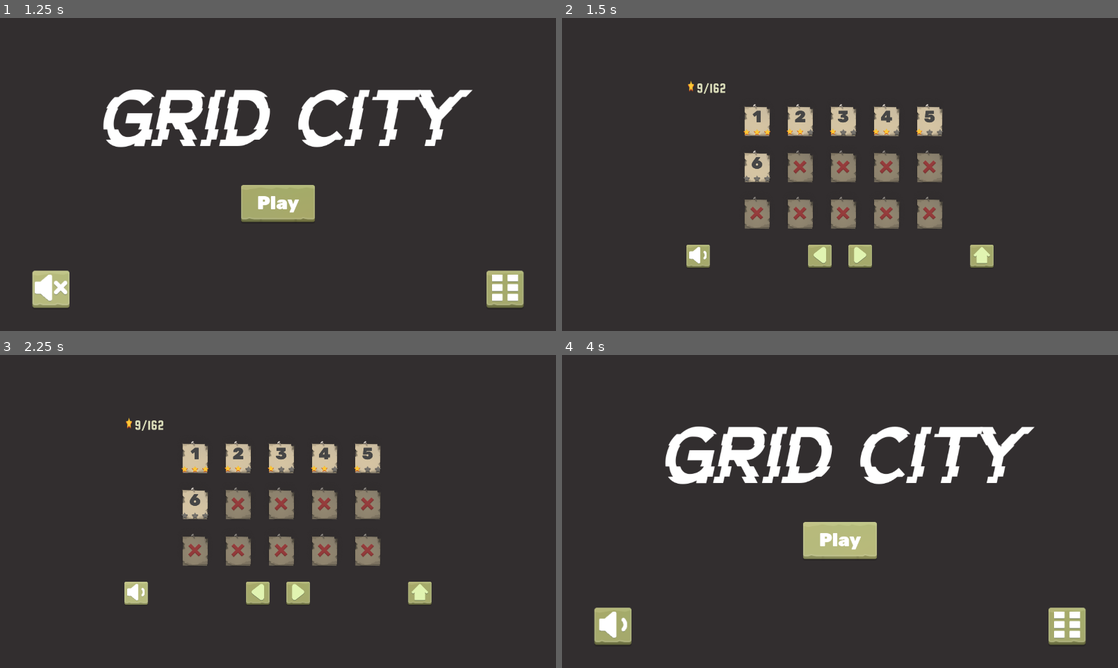
Above: before the commit, frames 1-4 (two rows, left to right).
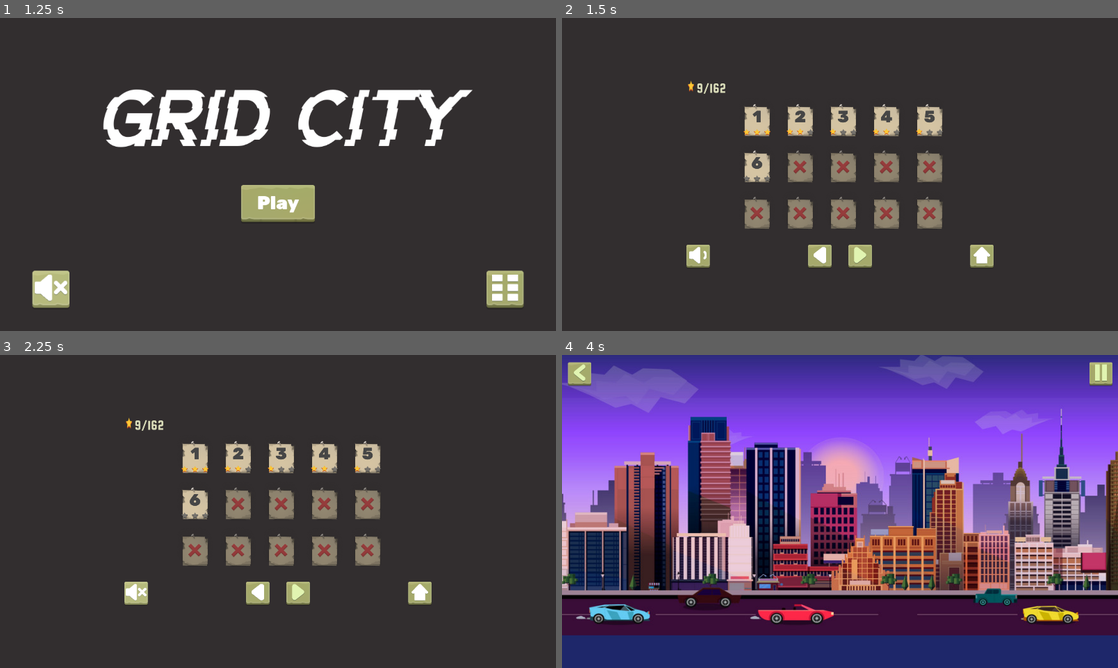
Above: after the commit, the same moments.

Repository: Escape-Game-Jam-2024/Grid-City
Game: Godot game, scene res://scenes/Home.tscn
Two runs of this game, one before a commit and one after it. Both use one fixed random seed, a clock stepped at 60 frames per second and the inputs below.
Inputs (mouse positions are in pixels of both pictures, inside the frame that each line leads up to):
- Up to frame 1 (1.25 s): click (50, 290) at 0.5 s
- Up to frame 2 (1.5 s): click (1067, 290) at 1.25 s
- Up to frame 3 (2.25 s): click (133, 592) at 2 s
- Up to frame 4 (4 s): click (984, 592) at 2.75 s; click "Play" at 3.5 s

Frame 1 is identical in both runs. In frame 2, 0.2% of the frame differs, in the area x 45-77%, y 73-79%; in frame 3, 0.3%; in frame 4, 97%, in the area x 0-100%, y 0-100%.

Commit message:
Pause screen

Diff:
--- a/scenes/LevelMenu/LevelSelector.tscn
+++ b/scenes/LevelMenu/LevelSelector.tscn
@@ -1,11 +1,11 @@
 [gd_scene load_steps=8 format=3 uid="uid://fct3w40be0vo"]
 
 [ext_resource type="Script" path="res://scripts/LevelMenu/levelSelector.gd" id="1_qng0c"]
-[ext_resource type="Script" path="res://scripts/home_scene.gd" id="2_k0kh7"]
-[ext_resource type="Texture2D" uid="uid://5tblekd1u020" path="res://assets/gui/Level/Star/Active.png" id="3_2ftkj"]
-[ext_resource type="FontFile" uid="uid://pf7m2v35pv56" path="res://assets/fonts/squada-one/SquadaOne-Regular.ttf" id="4_8f4na"]
+[ext_resource type="Script" path="res://scripts/LevelMenu/level_selector_nav.gd" id="2_mpynw"]
+[ext_resource type="Texture2D" uid="uid://dijy4nbq70v4k" path="res://assets/gui/Level/Star/Active.png" id="3_2ftkj"]
+[ext_resource type="FontFile" uid="uid://bf1eei2ubjuua" path="res://assets/fonts/squada-one/SquadaOne-Regular.ttf" id="4_8f4na"]
 [ext_resource type="PackedScene" uid="uid://ti5oj1f382d2" path="res://scenes/LevelMenu/levelGrid.tscn" id="5_vxtc4"]
-[ext_resource type="PackedScene" path="res://scenes/square_button.tscn" id="6_1hbhd"]
+[ext_resource type="PackedScene" uid="uid://bheakgcv4xagd" path="res://scenes/square_button.tscn" id="6_1hbhd"]
 
 [sub_resource type="LabelSettings" id="LabelSettings_i0e4i"]
 font = ExtResource("4_8f4na")
@@ -38,7 +38,7 @@
 grow_vertical = 2
 theme_override_constants/separation = 50
 alignment = 1
-script = ExtResource("2_k0kh7")
+script = ExtResource("2_mpynw")
 
 [node name="Top" type="VBoxContainer" parent="VBoxContainer"]
 layout_direction = 2
@@ -107,7 +107,7 @@
 
 [node name="VolumeButton" parent="VBoxContainer/Bottom" instance=ExtResource("6_1hbhd")]
 layout_mode = 2
-texture_file = "res://assets/GUI/Button/Icon/SoundOn.png"
+texture_file = "res://assets/gui/Button/Icon/SoundOn.png"
 
 [node name="NavButtons" type="HBoxContainer" parent="VBoxContainer/Bottom"]
 layout_mode = 2
@@ -123,7 +123,7 @@
 
 [node name="HomeButton" parent="VBoxContainer/Bottom" instance=ExtResource("6_1hbhd")]
 layout_mode = 2
-texture_file = "res://assets/GUI/Button/Icon/Home.png"
+texture_file = "res://assets/gui/Button/Icon/Home.png"
 
 [connection signal="pressed" from="VBoxContainer/Bottom/NavButtons/PrevButton" to="." method="_on_PrevButton_pressed"]
 [connection signal="pressed" from="VBoxContainer/Bottom/NavButtons/NextButton" to="." method="_on_NextButton_pressed"]
--- a/scenes/in_game_ui.tscn
+++ b/scenes/in_game_ui.tscn
@@ -32,4 +32,3 @@
 
 [node name="PauseScene" parent="." instance=ExtResource("3_gqwsv")]
 process_mode = 2
-visible = false
--- a/scenes/pause_scene.tscn
+++ b/scenes/pause_scene.tscn
@@ -3,6 +3,21 @@
 [ext_resource type="FontFile" uid="uid://bbxk528upy8os" path="res://assets/fonts/rubik/Rubik-Black.ttf" id="1_57ag2"]
 [ext_resource type="Material" uid="uid://bvj114mfwpn1k" path="res://assets/material/blur.tres" id="1_g4u82"]
 [ext_resource type="PackedScene" uid="uid://bheakgcv4xagd" path="res://scenes/square_button.tscn" id="2_vkbkx"]
+
+[sub_resource type="Animation" id="Animation_a8r3r"]
+length = 0.001
+tracks/0/type = "value"
+tracks/0/imported = false
+tracks/0/enabled = true
+tracks/0/path = NodePath("Blur:color")
+tracks/0/interp = 1
+tracks/0/loop_wrap = true
+tracks/0/keys = {
+"times": PackedFloat32Array(0),
+"transitions": PackedFloat32Array(1),
+"update": 0,
+"values": [Color(1, 1, 1, 1)]
+}
 
 [sub_resource type="Animation" id="Animation_vyl2q"]
 resource_name = "start_pause"
@@ -18,21 +33,6 @@
 "transitions": PackedFloat32Array(1, 1),
 "update": 0,
 "values": [Color(1, 1, 1, 0), Color(1, 1, 1, 1)]
-}
-
-[sub_resource type="Animation" id="Animation_a8r3r"]
-length = 0.001
-tracks/0/type = "value"
-tracks/0/imported = false
-tracks/0/enabled = true
-tracks/0/path = NodePath("Blur:color")
-tracks/0/interp = 1
-tracks/0/loop_wrap = true
-tracks/0/keys = {
-"times": PackedFloat32Array(0),
-"transitions": PackedFloat32Array(1),
-"update": 0,
-"values": [Color(1, 1, 1, 1)]
 }
 
 [sub_resource type="AnimationLibrary" id="AnimationLibrary_55i3j"]
@@ -97,14 +97,14 @@
 size_flags_horizontal = 4
 size_flags_vertical = 4
 stretch_mode = 5
-texture_file = "res://assets/GUI/Button/Icon/Replay.png"
+texture_file = "res://assets/gui/Button/Icon/Replay.png"
 
 [node name="PlayButton" parent="VBoxContainer/HBoxContainer" instance=ExtResource("2_vkbkx")]
 layout_mode = 2
 size_flags_horizontal = 4
 size_flags_vertical = 4
 stretch_mode = 5
-texture_file = "res://assets/GUI/Button/Icon/Play.png"
+texture_file = "res://assets/gui/Button/Icon/Play.png"
 
 [node name="AnimationPlayer" type="AnimationPlayer" parent="."]
 libraries = {
@@ -131,4 +131,4 @@
 size_flags_horizontal = 4
 size_flags_vertical = 4
 stretch_mode = 5
-texture_file = "res://assets/GUI/Button/Icon/Levels.png"
+texture_file = "res://assets/gui/Button/Icon/Levels.png"
--- a/scripts/LevelMenu/levelSelector.gd
+++ b/scripts/LevelMenu/levelSelector.gd
@@ -3,33 +3,30 @@
 @onready var gridbox = $VBoxContainer/Top/CenterContainer/ClipControl/GridBox
 @onready var stars_label = $VBoxContainer/Top/MarginContainer/StarCounter/Content/Stars
 @onready var total_stars_label = $VBoxContainer/Top/MarginContainer/StarCounter/Content/TotalStars
-@onready var home_button = $VBoxContainer/Bottom/HomeButton
 
-var home_scene = preload("res://scenes/Home.tscn").instantiate()
 var num_grids = 1
 var total_stars = 1
 var current_grid = 1
 var grid_width = 1
-var level_stars = [3,2,1,2,1,0]
+var level_stars = [3, 2, 1, 2, 1, 0]
 
 func _ready():
 	grid_width = gridbox.get_child(0).get_size().x
-	home_button.pressed.connect(load_home_scene)
 	# Number all the level boxes
 	num_grids = gridbox.get_child_count()
-	total_stars = (num_grids * 18 ) * 3
+	total_stars = (num_grids * 18) * 3
 	stars_label.text = str(get_stars())
 	total_stars_label.text = str(total_stars)
 	for grid in gridbox.get_children():
 		for box in grid.get_children():
-			var num = box.get_index()  + 1 + 18 * grid.get_index()
+			var num = box.get_index() + 1 + 18 * grid.get_index()
 			box.level_num = num
 			if num > level_stars.size():
 				box.locked = true # if it doesnt have a star then its locked
 				box.stars = 0
 			else:
 				box.locked = false
-				box.stars = level_stars[num-1]
+				box.stars = level_stars[num - 1]
 
 func _on_PrevButton_pressed():
 	if current_grid > 1:
@@ -44,11 +41,7 @@
 		tween.tween_property(gridbox, "position:x", gridbox.position.x - grid_width, 0.5)
 
 func get_stars():
-	var total_stars = 0
+	var stars = 0
 	for star in level_stars:
-		total_stars += star
-	return total_stars
-
-func load_home_scene():
-	get_tree().current_scene.queue_free()
-	get_tree().root.add_child(home_scene)
+		stars += star
+	return stars
--- /dev/null
+++ b/scripts/LevelMenu/level_selector_nav.gd
@@ -0,0 +1,24 @@
+extends VBoxContainer
+
+@onready var home_button: TextureButton = $Bottom/HomeButton
+@onready var volume_button: TextureButton = $Bottom/VolumeButton
+
+const SOUND_ON = 'res://assets/gui/Button/Icon/SoundOn.png'
+const SOUND_OFF = 'res://assets/gui/Button/Icon/SoundOff.png'
+const HOME_SCENE = "res://scenes/home.tscn"
+
+func _ready():
+	home_button.pressed.connect(load_home_scene)
+	volume_button.pressed.connect(toggle_volume)
+
+	volume_button.texture_file = SOUND_ON
+
+func load_home_scene():
+	SceneLoader.load_scene(HOME_SCENE, false)
+
+
+func toggle_volume():
+	if (volume_button.texture_file == SOUND_ON):
+		volume_button.texture_file = SOUND_OFF
+	else:
+		volume_button.texture_file = SOUND_ON
--- a/scripts/home_scene.gd
+++ b/scripts/home_scene.gd
@@ -8,18 +8,18 @@
 const SOUND_OFF = 'res://assets/gui/Button/Icon/SoundOff.png'
 const GAME_SCENE = 'res://scenes/example_game_scene.tscn'
 
-var loading_scene: PackedScene = preload("res://scenes/loading.tscn")
-var level_selector_scene: PackedScene = preload("res://scenes/LevelMenu/LevelSelector.tscn")
+var LOADING_SCENE = "res://scenes/loading.tscn"
+var LEVEL_SELECTOR_SCENE = "res://scenes/LevelMenu/levelSelector.tscn"
 
 func _ready():
-	play_button.pressed.connect(load_main_scene)
-	volume_button.pressed.connect(toggle_volume)
+	play_button.clicked.connect(load_main_scene)
+	volume_button.clicked.connect(toggle_volume)
 	level_selector_button.pressed.connect(load_level_selector_scene)
 
 	volume_button.texture_file = SOUND_ON
 
 func load_level_selector_scene():
-	get_tree().change_scene_to_packed(level_selector_scene)
+	SceneLoader.load_scene(LEVEL_SELECTOR_SCENE, false)
 
 func load_main_scene():
 	SceneLoader.load_scene(GAME_SCENE)
--- a/scripts/in_game_ui.gd
+++ b/scripts/in_game_ui.gd
@@ -4,7 +4,7 @@
 @onready var pause_button: TextureButton = $UI/HBoxContainer/PauseButton
 @onready var pause_scene: Control = $PauseScene
 
-var level_scene = preload("res://scenes/levelMenu.tscn")
+const LEVEL_SCENE = "res://scenes/LevelMenu/LevelSelector.tscn"
 
 func _ready():
 	pause_button.clicked.connect(pause)
@@ -23,4 +23,4 @@
 	pause_scene.hide()
 
 func change_to_level_scene():
-	get_tree().change_scene_to_packed(level_scene)
+	SceneLoader.load_scene(LEVEL_SCENE, false)
--- a/scripts/scene_loader.gd
+++ b/scripts/scene_loader.gd
@@ -8,22 +8,25 @@
 var progress_bar: TextureProgressBar
 var timeout_reached: bool = false
 
-func load_scene(path: String):
+func load_scene(path: String, show_loading: bool = true):
 	var current_scene: Node = get_tree().current_scene
 
-	loading_scene_instance = loading_scene.instantiate()
-	get_tree().root.call_deferred("add_child", loading_scene_instance)
+	if show_loading:
+		loading_scene_instance = loading_scene.instantiate()
+		get_tree().root.call_deferred("add_child", loading_scene_instance)
 
-	progress_bar = loading_scene_instance.get_node('VBoxContainer/ProgressBar')
+		progress_bar = loading_scene_instance.get_node('VBoxContainer/ProgressBar')
 
-	ResourceLoader.load_threaded_request(path)
+		ResourceLoader.load_threaded_request(path)
 
-	current_scene.queue_free()
+		current_scene.queue_free()
 
-	loading = true
-	scene_to_load_path = path
+		loading = true
+		scene_to_load_path = path
 
-	loading_scene_instance.get_node('VBoxContainer').timeout.connect(set_timeout_reached)
+		loading_scene_instance.get_node('VBoxContainer').timeout.connect(set_timeout_reached)
+	else:
+		get_tree().change_scene_to_packed(ResourceLoader.load(path))
 
 func set_timeout_reached():
 	timeout_reached = true
@@ -42,9 +45,11 @@
 
 		await get_tree().create_timer(0.1).timeout
 
-		get_tree().change_scene_to_packed(ResourceLoader.load_threaded_get(scene_to_load_path))
+		var scene_to_load: PackedScene = ResourceLoader.load_threaded_get(scene_to_load_path)
 
-		if loading_scene_instance != null: loading_scene_instance.free()
+		if scene_to_load != null: get_tree().change_scene_to_packed(scene_to_load)
+
+		if loading_scene_instance != null: loading_scene_instance.queue_free()
 
 		loading = false
 	else:
Binary file changed: assets/gui/Button/Icon/ArrowLeft-Bold.png
Binary file changed: assets/gui/Button/Icon/ArrowRight-Bold.png
Not shown: 1 places in scenes/LevelMenu/levelBox.tscn that only renumber resources
Not shown: 1 places in scenes/LevelMenu/starBar.tscn that only renumber resources
